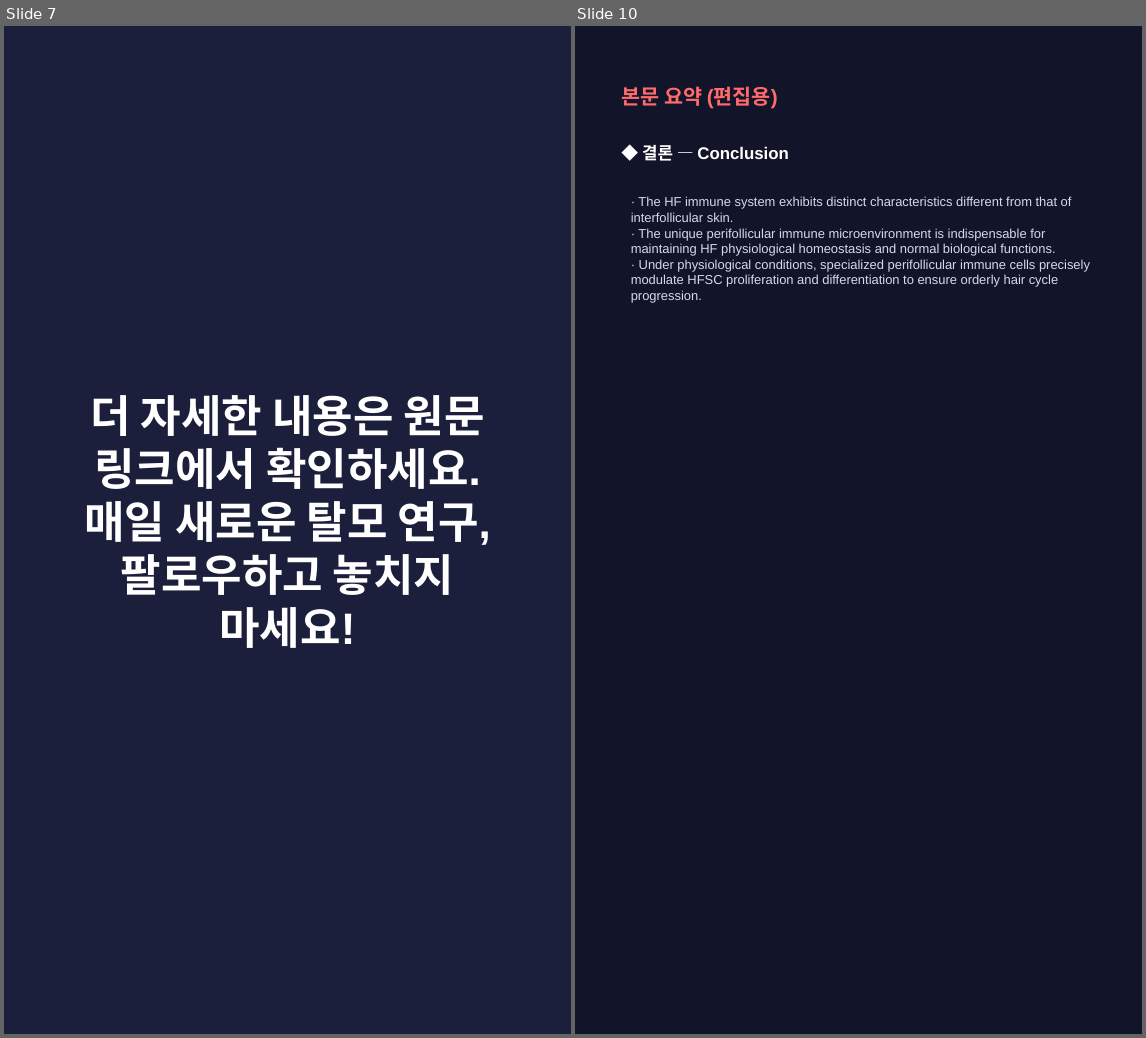
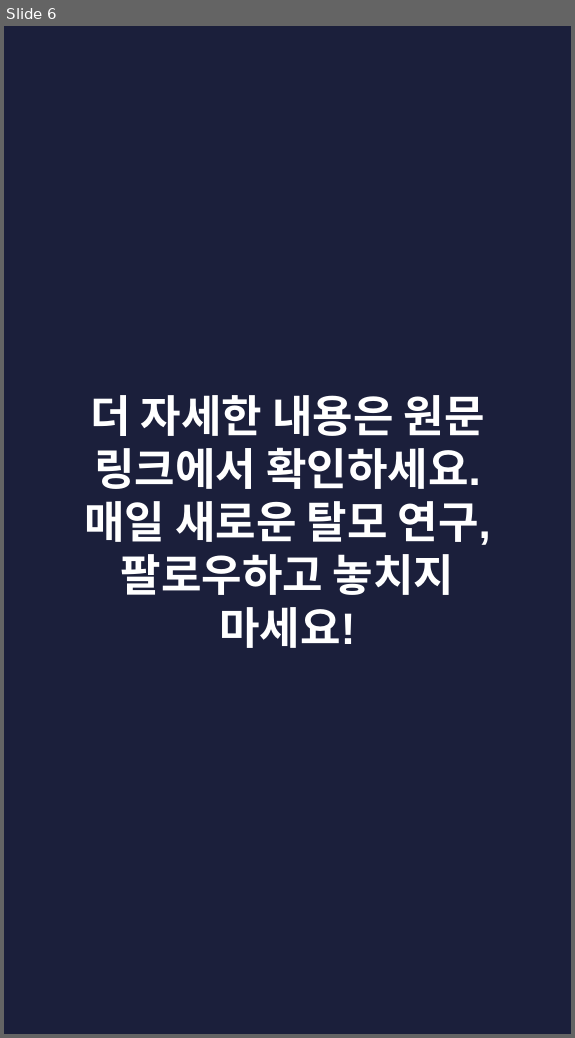
Before and after one commit to hyokang2010-BJ-ANTH/product-builder-test, a slide deck: pwa/data/latest/slides.pptx. Shown side by side, each under a label of ours: slides 7 and 10 before the commit, slide 6 after it; the slides between them are not shown. The pictures are 1146x1038 and 575x1038 pixels, drawn with LibreOffice and Linux fonts; fonts in the diff are those of the drawing. Boxes give left, top, right and bottom in pixels: in the first picture for what was removed or moved away, otherwise in the second. Text is boxed around its words. In the diff, an @@ line names an element or a change of style, - is before the commit and + after.

```diff
--- a/pwa/data/latest/slides.pptx
+++ b/pwa/data/latest/slides.pptx
@@ slide 10 removed at (x1=575, y1=26, x2=1142, y2=1034), background #12142A @@
@@ text removed at (x1=621, y1=86, x2=778, y2=109) @@
-본문 요약 (편집용)
@@ text removed at (x1=642, y1=145, x2=788, y2=161) @@
-◆ 결론 — Conclusion
@@ text removed at (x1=631, y1=196, x2=1090, y2=303) @@
-· The HF immune system exhibits distinct characteristics different from that of interfollicular skin.
-· The unique perifollicular immune microenvironment is indispensable for maintaining HF physiological homeostasis and normal biological functions.
-· Under physiological conditions, specialized perifollicular immune cells precisely modulate HFSC proliferation and differentiation to ensure orderly hair cycle progression.
@@ what was slide 7 is now slide 6 @@
```
Also in this commit, not shown: 3 slides changed, 4 slides added, 5 other slides removed, 27 other files.
